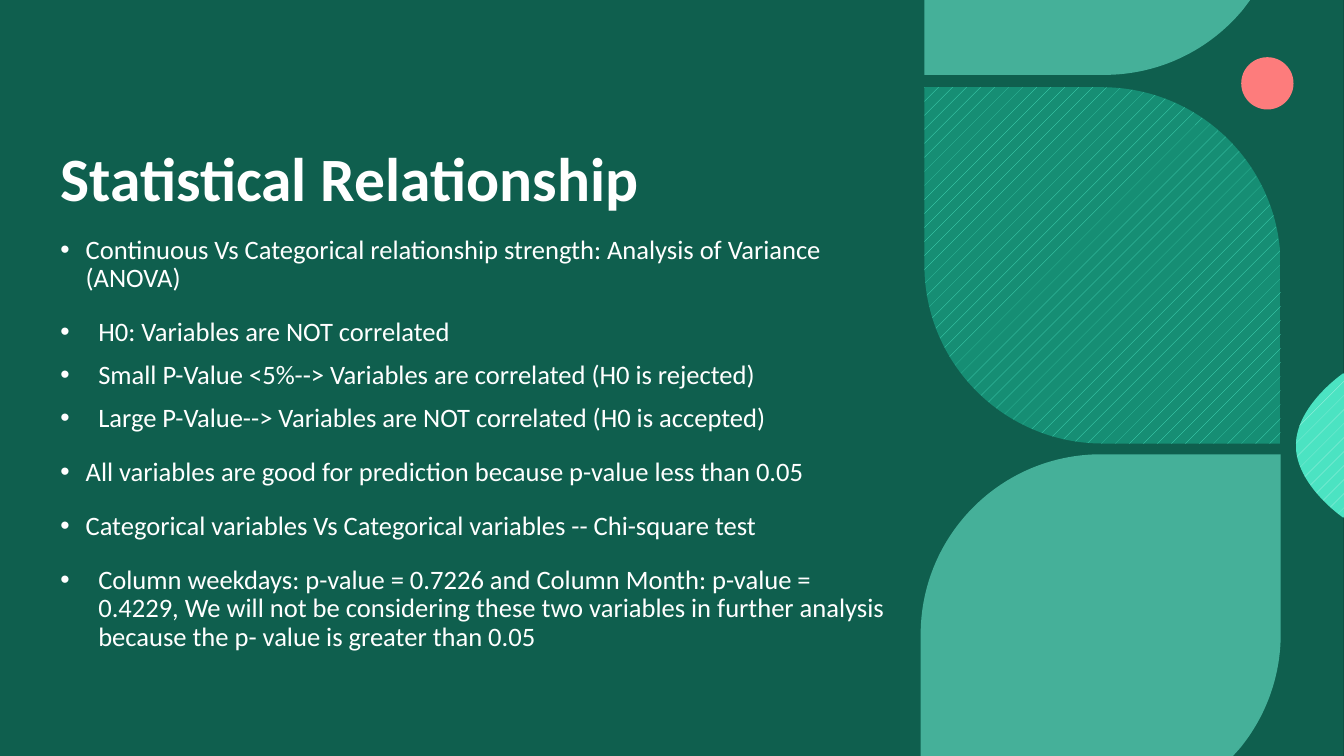
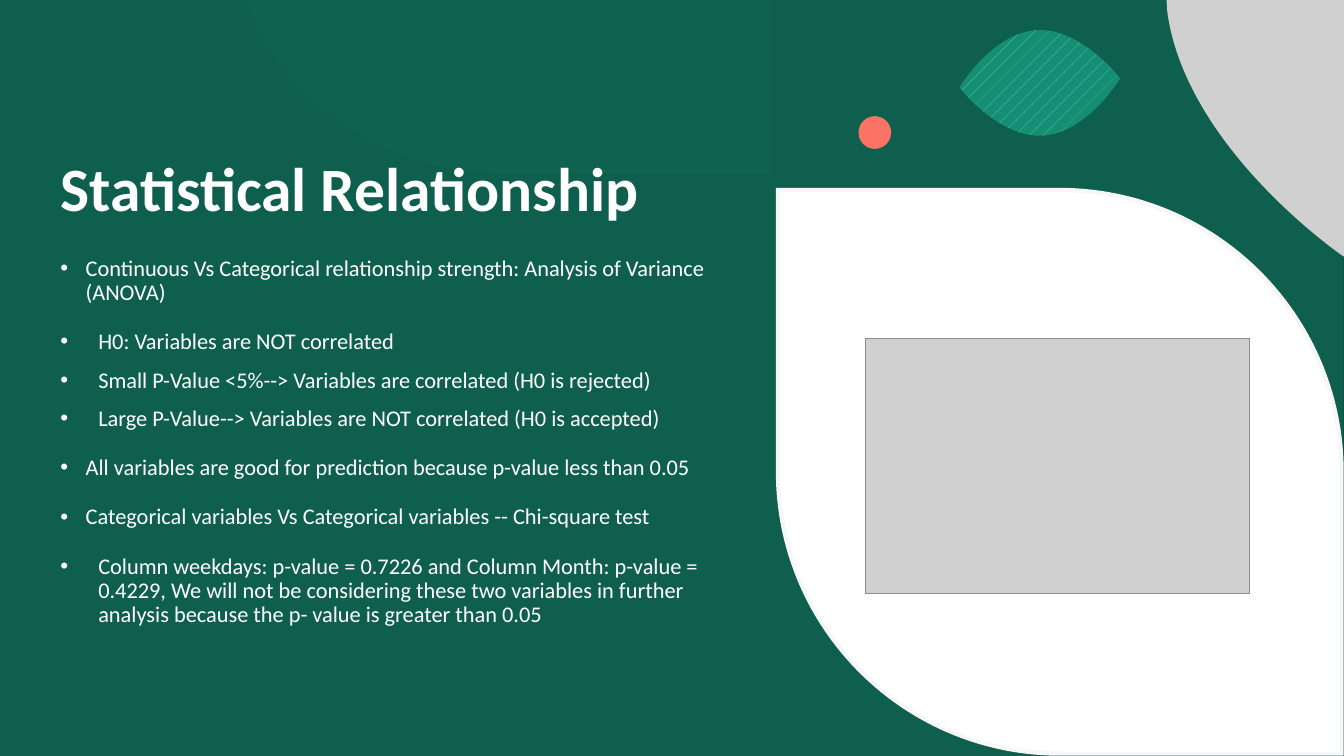
Before and after one commit to rahkum96/Supervised-Mchine-Learning, a slide deck: slide 9 of Ad-Clicked Web-Dataset/Ad-Clicking.pptx (slide 5 before the commit). Drawn at 1344x756 pixels with LibreOffice and Linux fonts; fonts in the diff are those of the drawing; grey boxes stand for pictures; background and template pictures are left out. Boxes give left, top, right and bottom in pixels: in the first picture for what was removed or moved away, otherwise in the second. Text is boxed around its words. In the diff, an @@ line names an element or a change of style, - is before the commit and + after.

```diff
--- a/Ad-Clicked Web-Dataset/Ad-Clicking.pptx
+++ b/Ad-Clicked Web-Dataset/Ad-Clicking.pptx
@@ rectangle removed at (0,0,1344,756) @@
@@ rectangle added at (0,0,1344,756), fill #09392F @@
@@ rectangle added at (0,0,1344,756), fill #18997E at 40% opacity @@
@@ group added at (246,0,1344,753): 3 freeform shapes, 1 ellipse, 1 picture @@
@@ ellipse removed at (1241,57,1294,110) @@
@@ title "Statistical Relationship": place and size @@
-title "Statistical Relationship" at (60,157,638,211)
+title "Statistical Relationship" at (60,167,638,221)
@@ freeform shape removed at (925,88,1280,444) @@
@@ text "Continuous Vs Categorical relationship strength: ...": place and size @@
-text "Continuous Vs Categorical relationship strength: ..." at (86,240,884,651)
+text "Continuous Vs Categorical relationship strength: ..." at (86,260,704,626)
@@ text "Continuous Vs Categorical relationship strength: ..." at (86,260,704,626): size 19 to 16 pt @@
@@ picture added at (866,339,1250,594) @@
```
Also in this commit, not shown: 7 other slides changed, 7 slides added, 1 slide removed.
